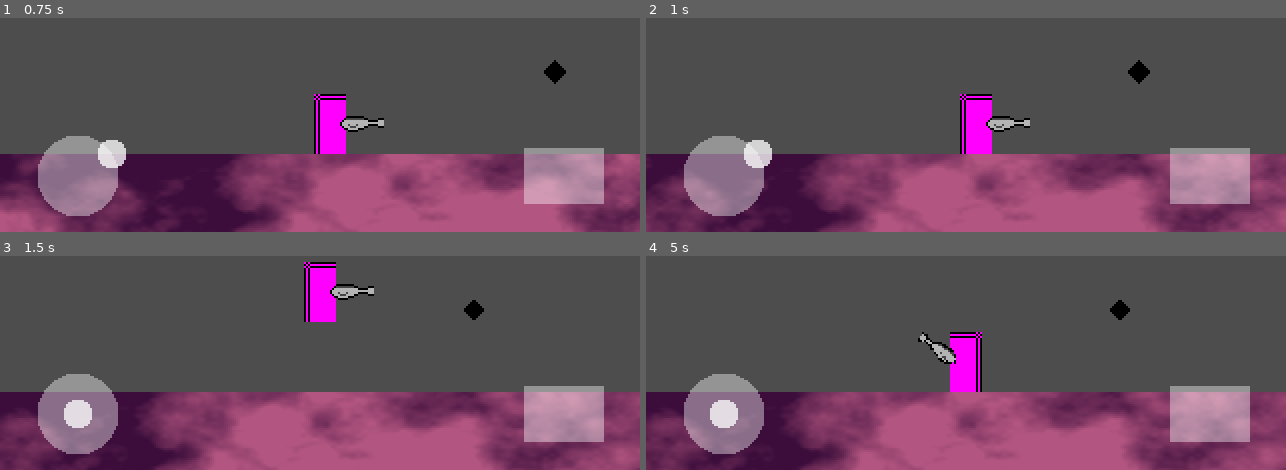
Above: before the commit, frames 1-4 (two rows, left to right).
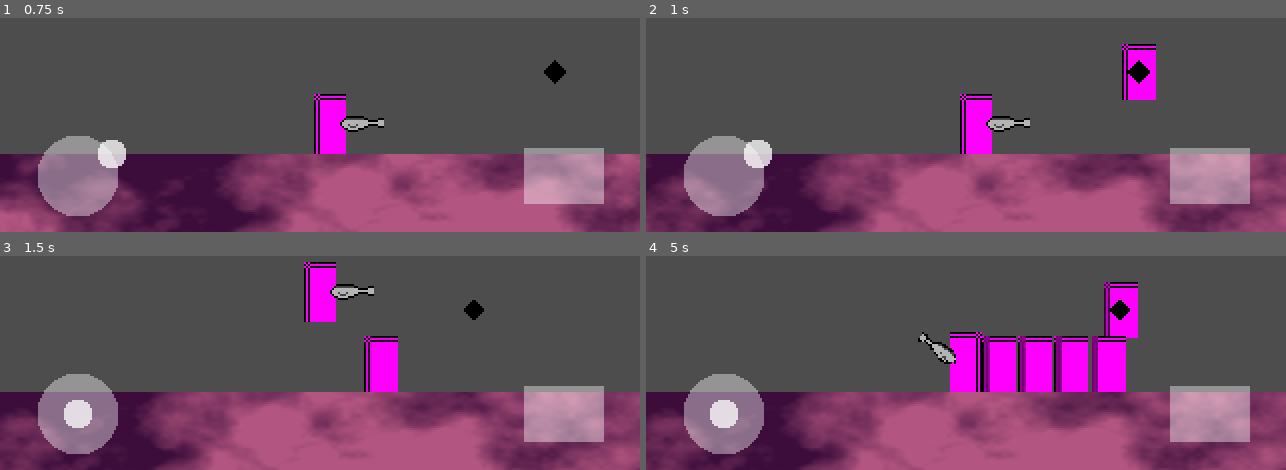
Above: after the commit, the same moments.

Repository: otherotherjosh/RhythmShooter
Game: Godot game, scene res://objects/run n gun/run_n_gun.tscn
The game is run twice, just before and just after one commit, with the same random seed, the same clock (stepped at 60 frames per second) and the same inputs. This scene is started directly instead of the project's main scene. Sound files missing from this copy of the repository are replaced by a short silence.
Inputs (mouse positions are in pixels of both pictures, inside the frame that each line leads up to):
- Up to frame 1 (0.75 s): tap Enter at 0.5 s; drag from (76, 176) to (outside the picture) at 0.52 s
- Up to frame 2 (1 s): no input
- Up to frame 3 (1.5 s): drag from (563, 414) to (288, 363) at 1.27 s
- Up to frame 4 (5 s): move the mouse to (outside the picture) at 2.02 s; click (outside the picture) at 2.17 s; tap Space at 2.75 s; drag from (934, 363) to (outside the picture) at 2.77 s; move the mouse to (1158, 343) at 3.52 s; click (1158, 343) at 3.67 s; drag from (outside the picture) to (outside the picture) at 4.27 s

Frame 1 is identical in both runs. In frame 2, 1.2% of the frame differs, in the area x 74-80%, y 12-39%; in frame 3, 1.4%; in frame 4, 6.7%, in the area x 52-77%, y 12-64%.
Error before the commit: Parse Error: Preload file "res://run n gun/combat/enemy.tscn" does not exist. (res://objects/run)

Commit message:
fix(enemy): correct path to enemy object

Diff:
--- a/objects/run n gun/combat/enemy_spawner.gd
+++ b/objects/run n gun/combat/enemy_spawner.gd
@@ -3,7 +3,7 @@
 
 
 ## Enemy base prefab
-const ENEMY = preload("res://run n gun/combat/enemy.tscn")
+const ENEMY = preload("res://objects/run n gun/combat/enemy.tscn")
 
 ## temporary: while external calling of spawn_enemy does not exist
 @onready var enemy_spawnpoint: EnemySpawnpoint = $EnemySpawnpoint
